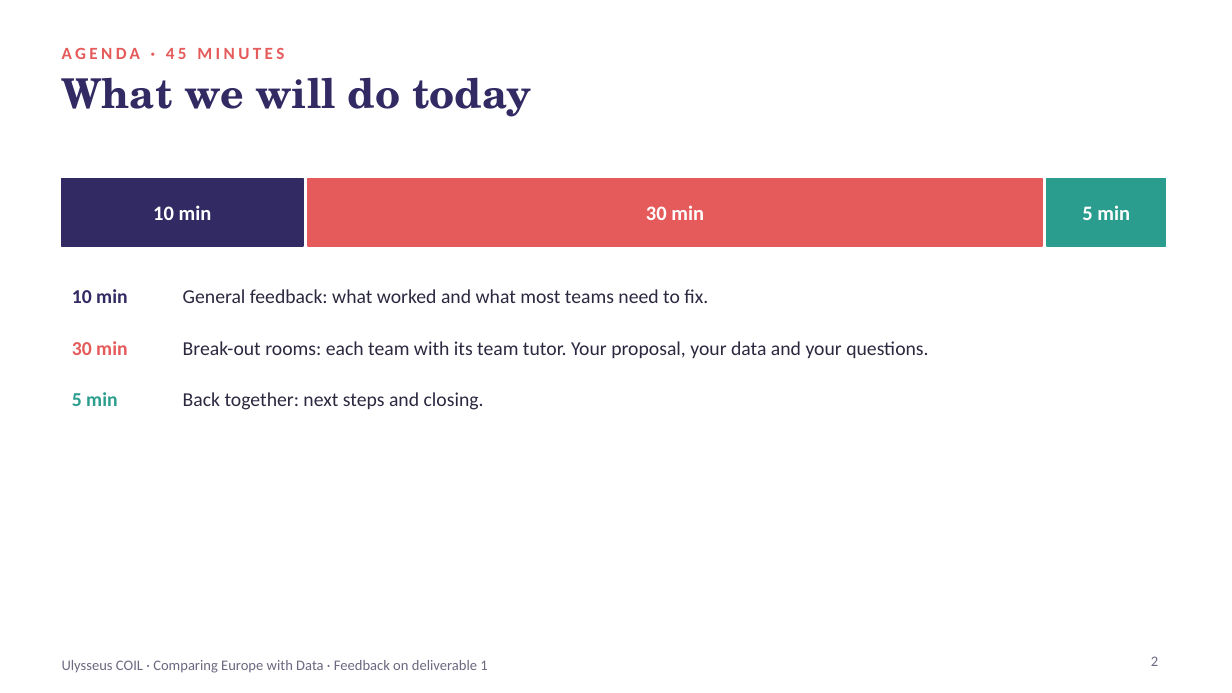
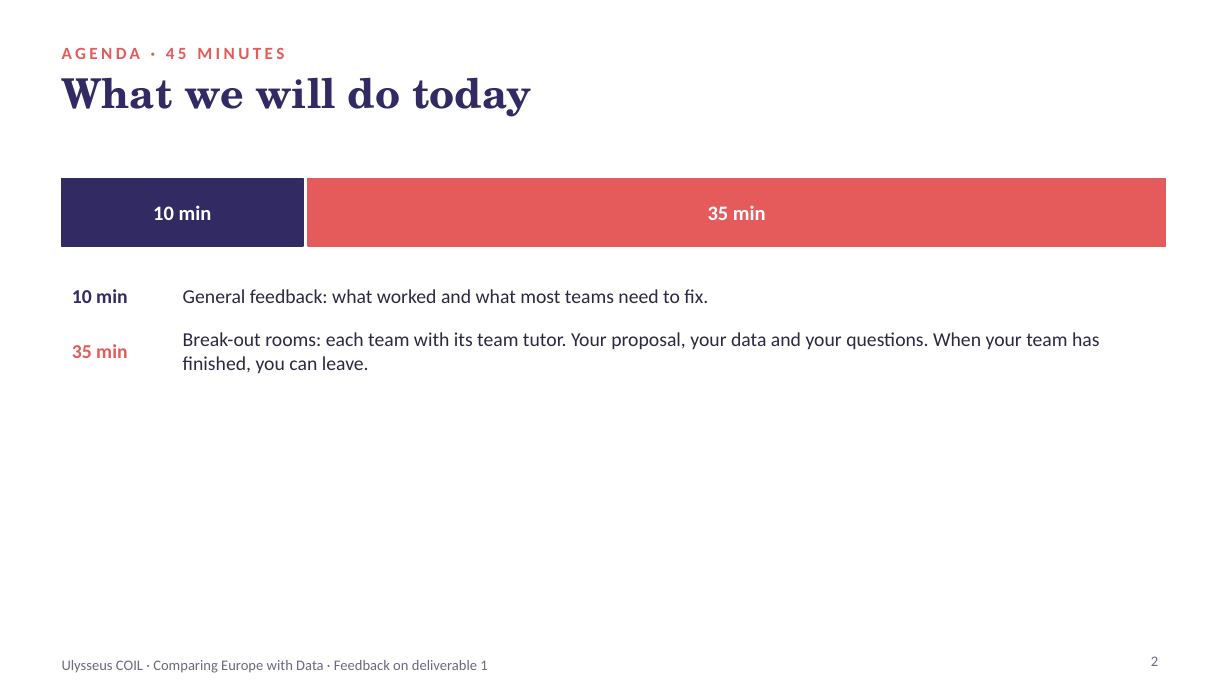
Before and after one commit to coil-europe/coil-europe.github.io, a slide deck: slide 2 of docs/slides/COIL_2_feedback_deliverable1.pptx. Drawn at 1232x693 pixels with LibreOffice and Linux fonts; fonts in the diff are those of the drawing. Boxes give left, top, right and bottom in pixels: in the first picture for what was removed or moved away, otherwise in the second. Text is boxed around its words. In the diff, an @@ line names an element or a change of style, - is before the commit and + after.

```diff
--- a/docs/slides/COIL_2_feedback_deliverable1.pptx
+++ b/docs/slides/COIL_2_feedback_deliverable1.pptx
@@ rectangle: place and size @@
-rectangle at bbox=[308, 179, 1042, 246]
+rectangle at bbox=[308, 179, 1165, 246]
@@ rectangle removed at bbox=[1047, 179, 1165, 246] @@
@@ text at bbox=[708, 205, 766, 220]: text changed @@
-30 min
+35 min
@@ text removed at bbox=[1082, 205, 1130, 220] @@
-5 min
@@ table at bbox=[62, 271, 1170, 394] @@
-row 2: 30 min | Break-out rooms: each team with its team tutor. Your proposal, your data and your questions.
-row 3: 5 min | Back together: next steps and closing.
+row 2: 35 min | Break-out rooms: each team with its team tutor. Your proposal, your data and your questions. When your team has finished, you can leave.
```
Also in this commit, not shown: 1 other slide changed, 3 other files.
